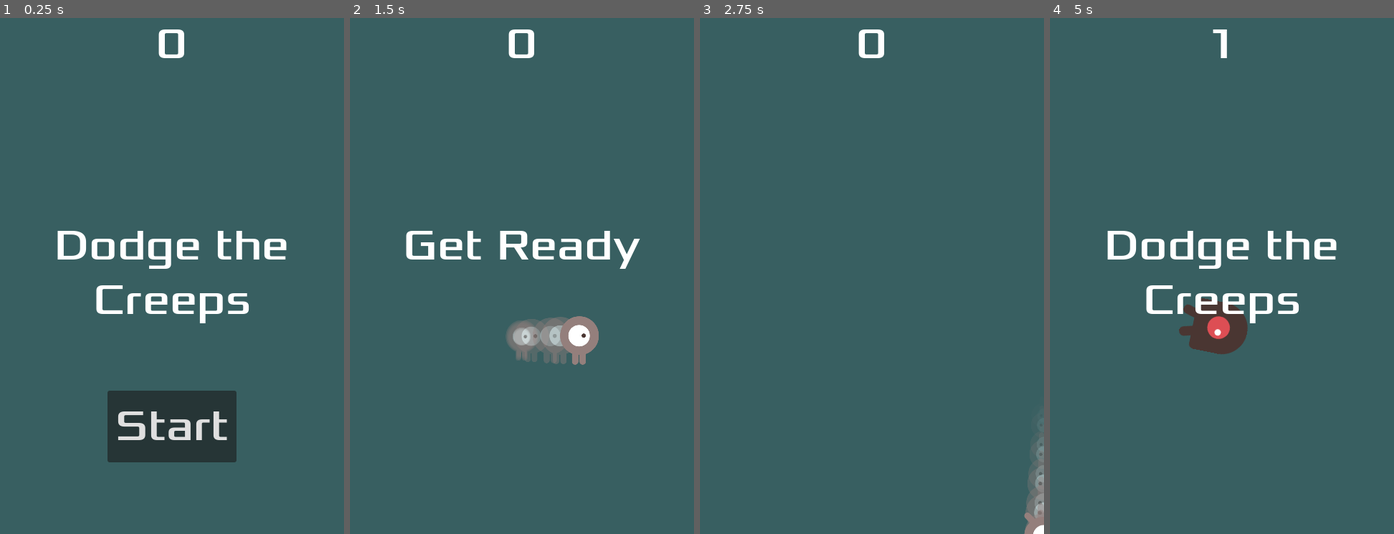
Above: before the commit, frames 1-4 (left to right).
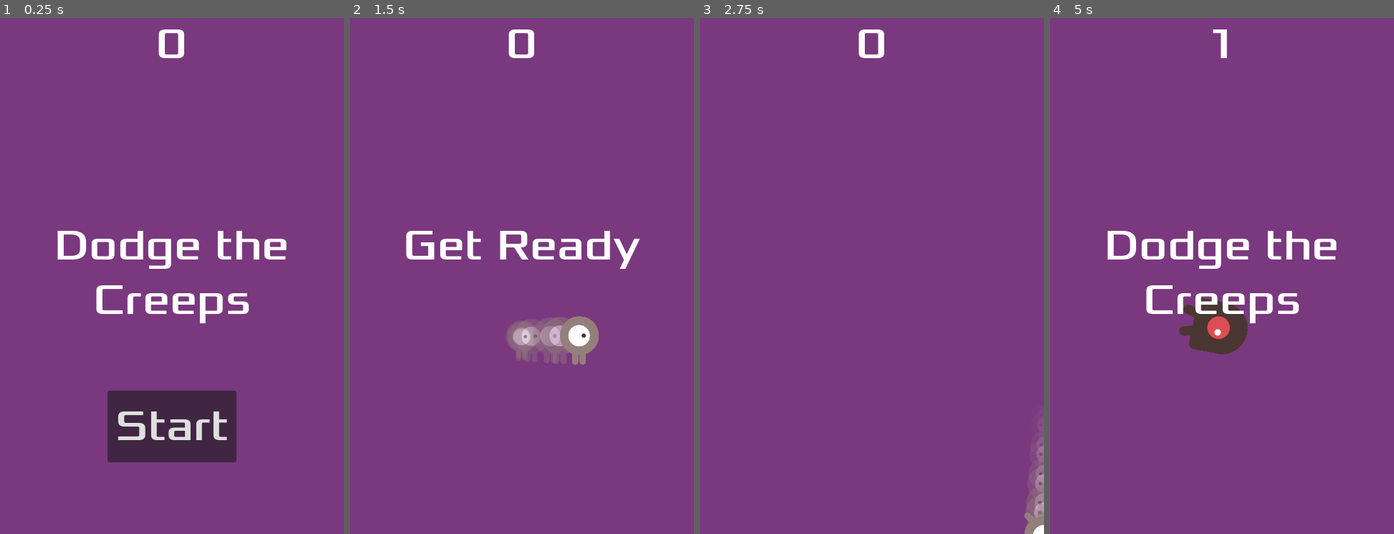
Above: after the commit, the same moments.

Repository: ccrawford4/practice-godot-game
Game: Godot game, scene res://main.tscn
Same seed, same stepped clock (60 frames per second), same inputs: the game is played once before the commit and once after it.
Inputs:
- Up to frame 1 (0.25 s): no input
- Up to frame 2 (1.5 s): click "Start" at 0.5 s; tap Enter at 1.25 s; hold D (move_right) from 1.28 s (still down)
- Up to frame 3 (2.75 s): release D (move_right) at 2.03 s; hold S (move_down) from 2.03 s (still down)
- Up to frame 4 (5 s): release S (move_down) at 2.78 s; hold D (move_right) 2.78-3.53 s; hold W (move_up) 3.53-4.28 s; hold A (move_left) from 4.28 s (still down)

The runs differ from the first frame. In frame 1, 97% of the frame differs, in the area x 0-100%, y 0-100%; in frame 2, 97%; in frame 3, 99%; in frame 4, 96%.

Commit message:
changed color to purple

Diff:
--- a/project/main.tscn
+++ b/project/main.tscn
@@ -23,7 +23,7 @@
 anchor_bottom = 1.0
 grow_horizontal = 2
 grow_vertical = 2
-color = Color(0.219608, 0.372549, 0.380392, 1)
+color = Color(0.480046, 0.220635, 0.499804, 1)
 
 [node name="Player" parent="." instance=ExtResource("3_veqnc")]
 speed = 401
